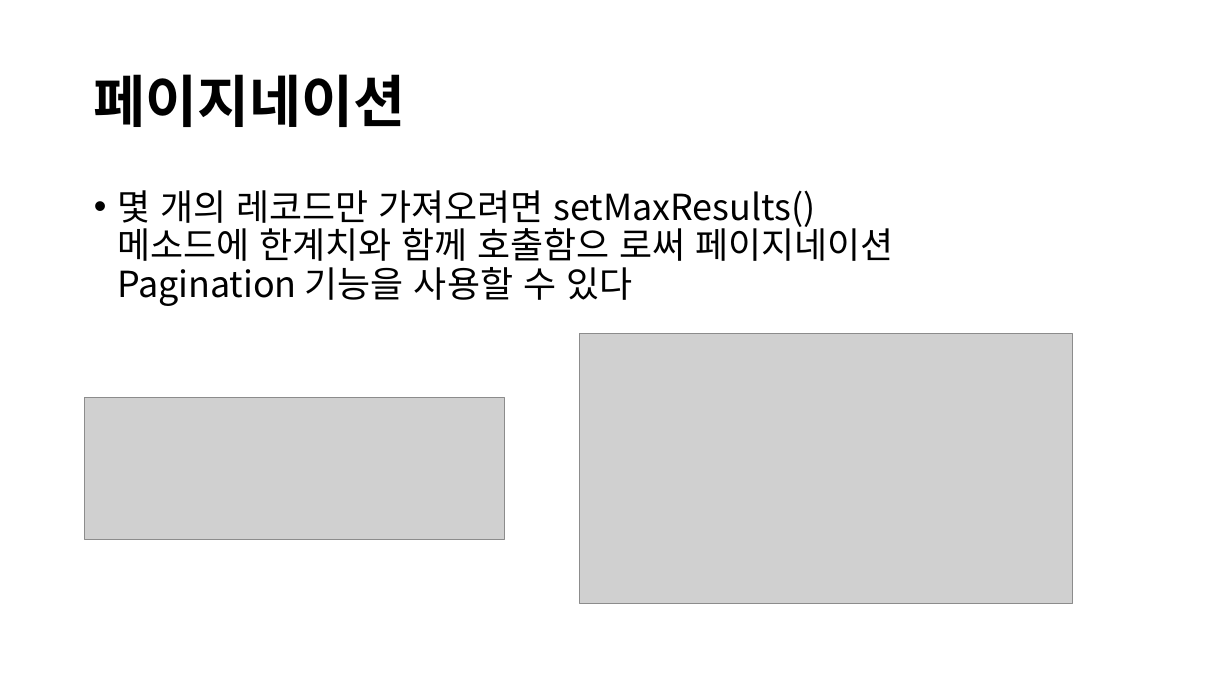
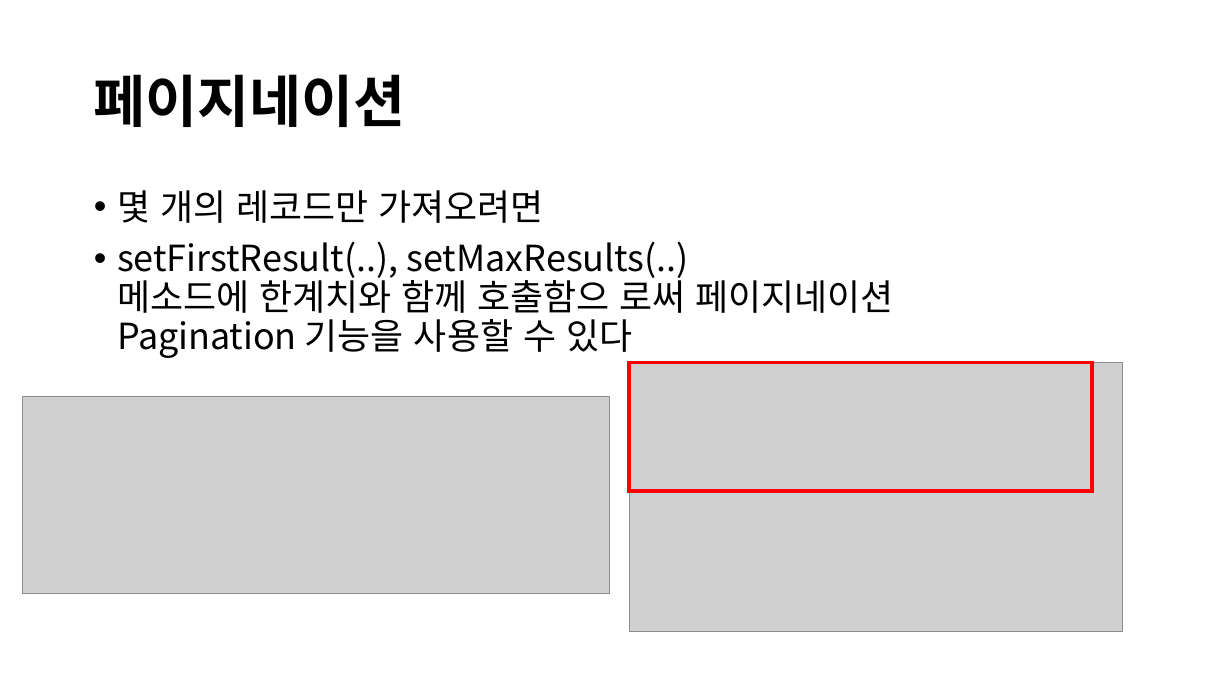
Before and after one commit to visualkhh/book-hibernate, a slide deck: slide 28 of hibernate5.x.pptx (slide 27 before the commit). Drawn at 1232x693 pixels with LibreOffice and Linux fonts; fonts in the diff are those of the drawing; grey boxes stand for pictures. Boxes give left, top, right and bottom in pixels: in the first picture for what was removed or moved away, otherwise in the second. Text is boxed around its words. In the diff, an @@ line names an element or a change of style, - is before the commit and + after.

```diff
--- a/hibernate5.x.pptx
+++ b/hibernate5.x.pptx
@@ text at <box>117,190,893,358</box>: text changed @@
-• 몇 개의 레코드만 가져오려면 setMaxResults()
-  메소드에 한계치와 함께 호출함으 로써 페이지네이션Pagination 기능을 사용할 수 있다
+• 몇 개의 레코드만 가져오려면
+• setFirstResult(..), setMaxResults(..)
+  메소드에 한계치와 함께 호출함으 로써 페이지네이션Pagination 기능을 사용할 수 있다
@@ picture: place and size @@
-picture at <box>579,334,1072,604</box>
+picture at <box>629,362,1122,632</box>
@@ rectangle added at <box>629,362,1092,491</box>, outline #FF0000 3 pt @@
@@ picture: place and size @@
-picture at <box>85,398,505,540</box>
+picture at <box>22,396,609,594</box>
```
Also in this commit, not shown: 9 other slides changed, 2 slides added.
